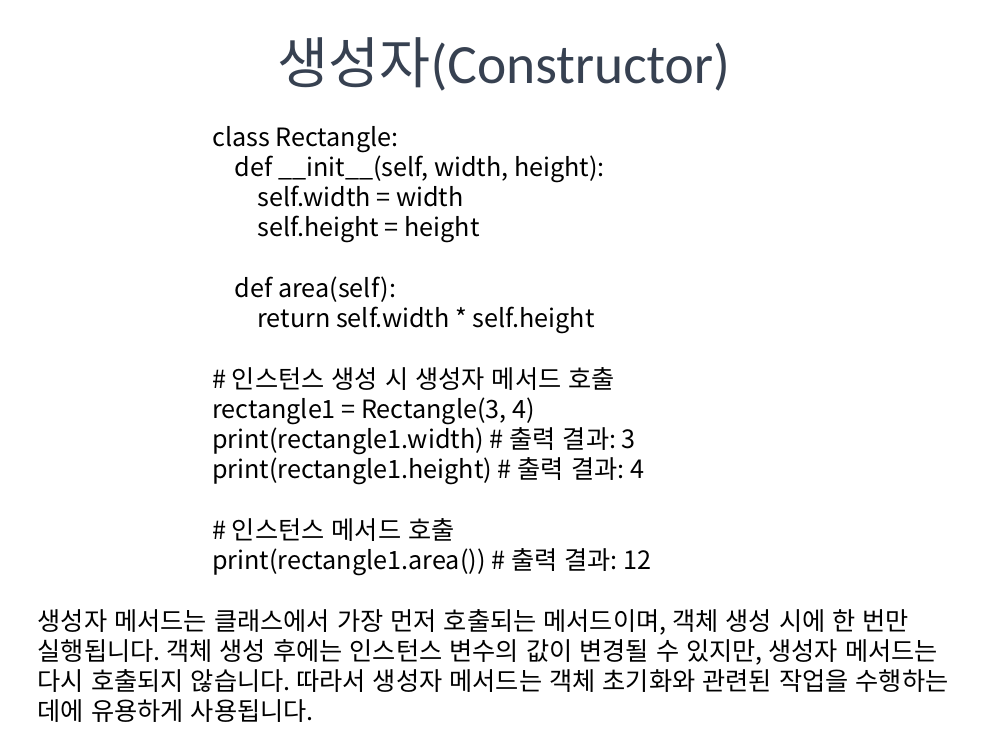
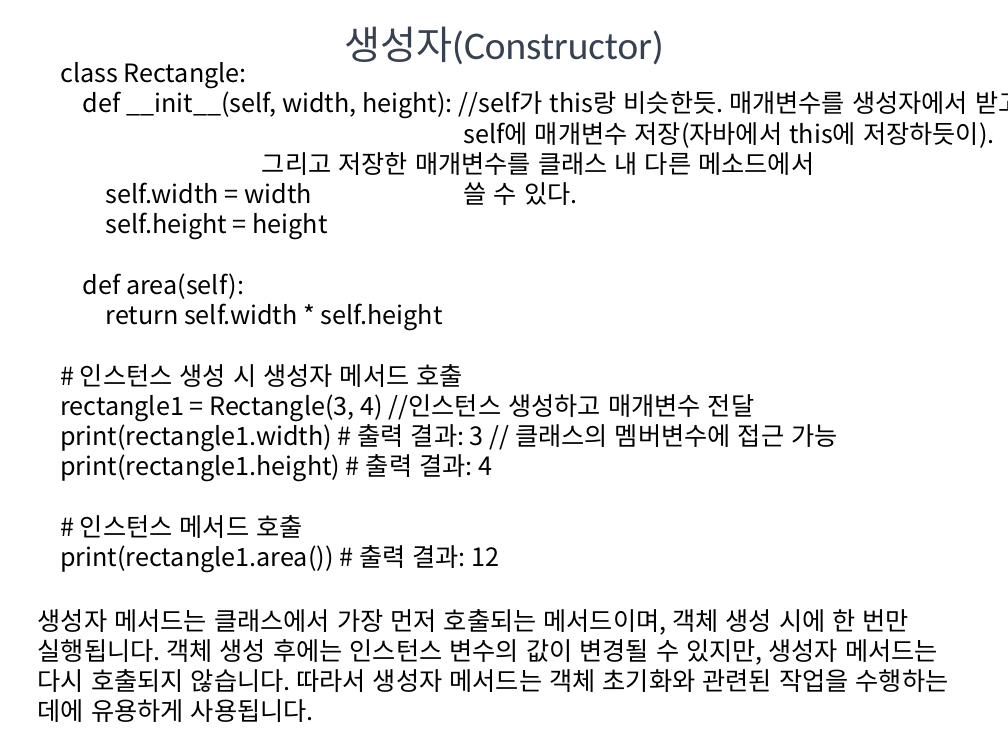
Before and after one commit to KHEN-ROE/Python, a slide deck: slide 6 of 수업자료/파이썬 5.pptx. Drawn at 1008x756 pixels with LibreOffice and Linux fonts; fonts in the diff are those of the drawing. Boxes give left, top, right and bottom in pixels: in the first picture for what was removed or moved away, otherwise in the second. Text is boxed around its words. In the diff, an @@ line names an element or a change of style, - is before the commit and + after.

```diff
--- a/수업자료/파이썬 5.pptx
+++ b/수업자료/파이썬 5.pptx
@@ title "생성자(Constructor)": place and size @@
-title "생성자(Constructor)" at box(278, 37, 730, 91)
+title "생성자(Constructor)" at box(344, 26, 664, 65)
@@ title "생성자(Constructor)" at box(344, 26, 664, 65): size 39.6 to 28 pt @@
@@ text "class Rectangle:": place and size @@
-text "class Rectangle:" at box(212, 126, 651, 575)
+text "class Rectangle:" at box(60, 62, 1008, 572)
@@ text at box(83, 87, 1008, 205): text changed @@
-def __init__(self, width, height):
-self.width = width
+def __init__(self, width, height): //self가 this랑 비슷한듯. 매개변수를 생성자에서 받고
+self에 매개변수 저장(자바에서 this에 저장하듯이). 그리고 저장한 매개변수를 클래스 내 다른 메소드에서
+self.width = width 쓸 수 있다.
@@ text at box(60, 394, 837, 451): text changed @@
-rectangle1 = Rectangle(3, 4)
-print(rectangle1.width) # 출력 결과: 3
+rectangle1 = Rectangle(3, 4) //인스턴스 생성하고 매개변수 전달
+print(rectangle1.width) # 출력 결과: 3 // 클래스의 멤버변수에 접근 가능
```
Also in this commit, not shown: 8 other slides changed, 10 other files.
